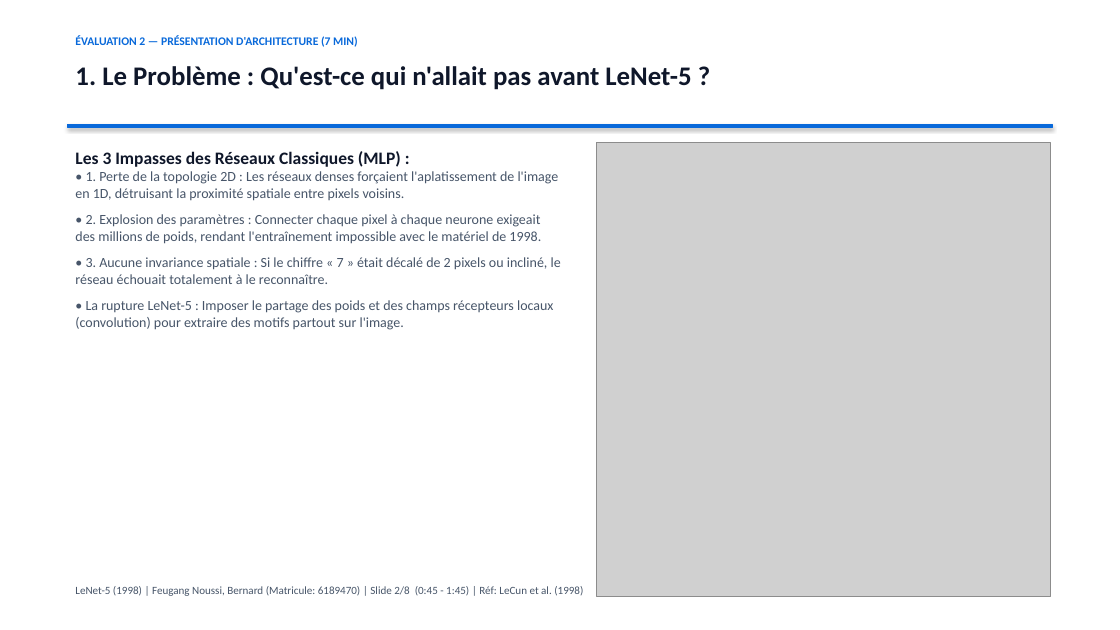
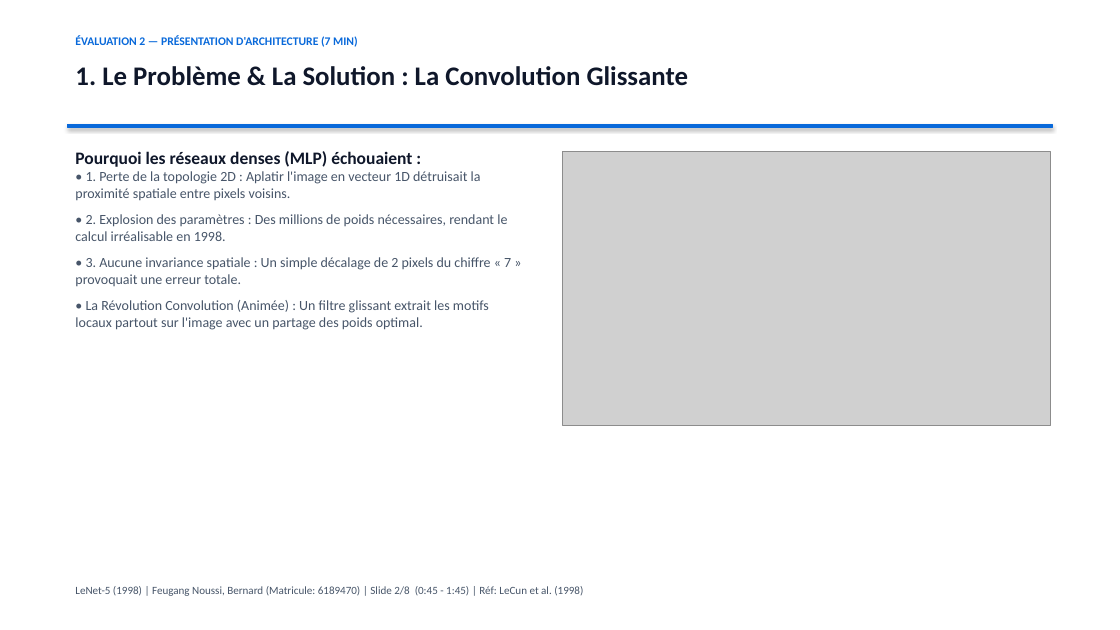
Before and after one commit to bernyforce/lenet5-convolutional-neural-network-1998, a slide deck: slide 2 of presentation_rxneurones_lenet5.pptx. Drawn at 1120x630 pixels with LibreOffice and Linux fonts; fonts in the diff are those of the drawing; grey boxes stand for pictures. Boxes give left, top, right and bottom in pixels: in the first picture for what was removed or moved away, otherwise in the second. Text is boxed around its words. In the diff, an @@ line names an element or a change of style, - is before the commit and + after.

```diff
--- a/presentation_rxneurones_lenet5.pptx
+++ b/presentation_rxneurones_lenet5.pptx
@@ text at box(75, 66, 688, 86): text changed @@
-1. Le Problème : Qu'est-ce qui n'allait pas avant LeNet-5 ?
+1. Le Problème & La Solution : La Convolution Glissante
@@ text at box(75, 151, 511, 330): text changed @@
-Les 3 Impasses des Réseaux Classiques (MLP) :
-• 1. Perte de la topologie 2D : Les réseaux denses forçaient l'aplatissement de l'image en 1D, détruisant la proximité spatiale entre pixels voisins.
-• 2. Explosion des paramètres : Connecter chaque pixel à chaque neurone exigeait des millions de poids, rendant l'entraînement impossible avec le matériel de 1998.
-• 3. Aucune invariance spatiale : Si le chiffre « 7 » était décalé de 2 pixels ou incliné, le réseau échouait totalement à le reconnaître.
-• La rupture LeNet-5 : Imposer le partage des poids et des champs récepteurs locaux (convolution) pour extraire des motifs partout sur l'image.
+Pourquoi les réseaux denses (MLP) échouaient :
+• 1. Perte de la topologie 2D : Aplatir l'image en vecteur 1D détruisait la proximité spatiale entre pixels voisins.
+• 2. Explosion des paramètres : Des millions de poids nécessaires, rendant le calcul irréalisable en 1998.
+• 3. Aucune invariance spatiale : Un simple décalage de 2 pixels du chiffre « 7 » provoquait une erreur totale.
+• La Révolution Convolution (Animée) : Un filtre glissant extrait les motifs locaux partout sur l'image avec un partage des poids optimal.
@@ picture: place and size @@
-picture at box(597, 143, 1050, 597)
+picture at box(563, 151, 1050, 425)
```
Also in this commit, not shown: 5 other slides changed, 13 other files.
